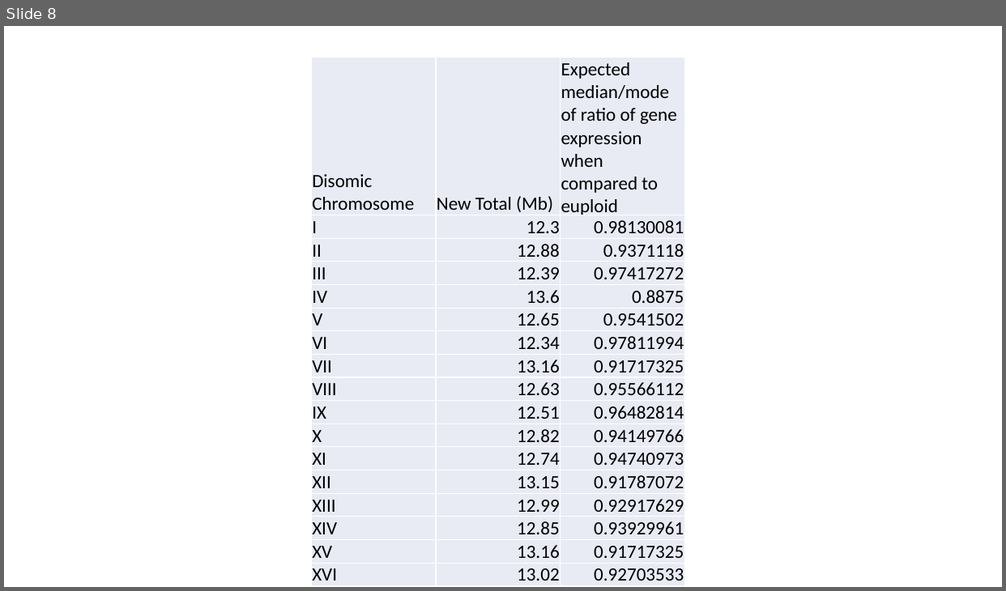
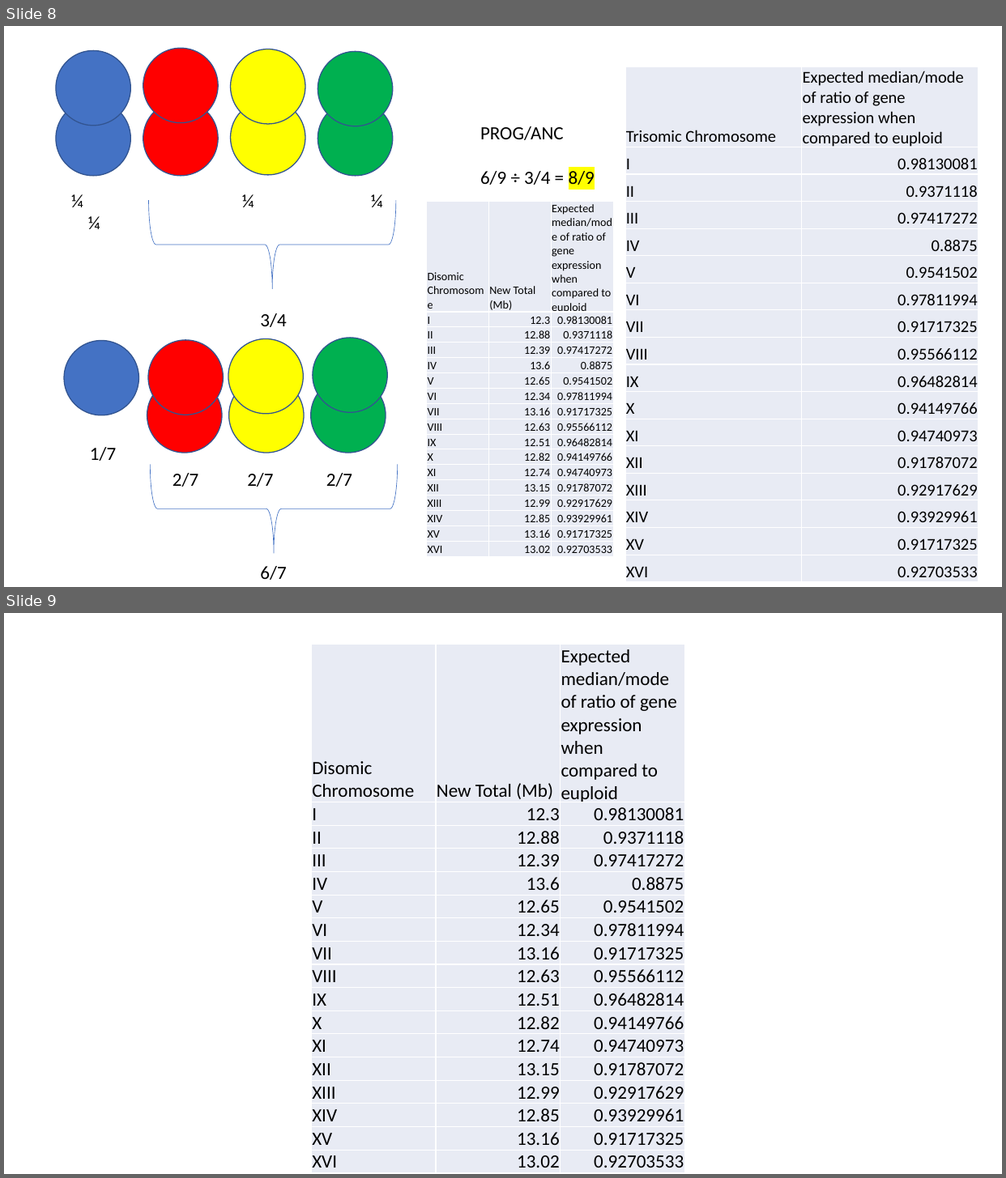
Before and after one commit to hollygene/Dosage_Compensation, a slide deck: docs/Paper_Results/resultsDCAugust2019.pptx. Shown one above the other, each under a label of ours: slide 8 before the commit, slides 8 and 9 after it. The pictures are 1006x591 and 1006x1178 pixels, drawn with LibreOffice and Linux fonts; fonts in the diff are those of the drawing. Boxes give left, top, right and bottom in pixels: in the first picture for what was removed or moved away, otherwise in the second. Text is boxed around its words. In the diff, an @@ line names an element or a change of style, - is before the commit and + after.

```diff
--- a/docs/Paper_Results/resultsDCAugust2019.pptx
+++ b/docs/Paper_Results/resultsDCAugust2019.pptx
@@ slide 8 added at box(4, 26, 1002, 587), background #FFFFFF @@
@@ ellipse added at box(143, 48, 218, 122), fill #FF0000, outline #325491 1 pt @@
@@ ellipse added at box(231, 49, 305, 124), fill #FFFF00, outline #325491 1 pt @@
@@ ellipse added at box(56, 50, 130, 126), fill #4472C4, outline #325491 1 pt @@
@@ ellipse added at box(317, 51, 393, 126), fill #00B050, outline #325491 1 pt @@
@@ table added at box(625, 66, 978, 582), 17 rows, 2 columns @@
+Trisomic Chromosome | Expected median/mode of ratio of gene expression when compared to euploid
+I | 0.98130081
+II | 0.9371118
+III | 0.97417272
+IV | 0.8875
+V | 0.9541502
+VI | 0.97811994
+VII | 0.91717325
+VIII | 0.95566112
+IX | 0.96482814
+X | 0.94149766
+XI | 0.94740973
+XII | 0.91787072
+XIII | 0.92917629
+XIV | 0.93929961
+XV | 0.91717325
+XVI | 0.92703533
@@ ellipse added at box(56, 101, 130, 176), fill #4472C4, outline #325491 1 pt @@
@@ ellipse added at box(143, 101, 218, 176), fill #FF0000, outline #325491 1 pt @@
@@ ellipse added at box(231, 100, 305, 175), fill #FFFF00, outline #325491 1 pt @@
@@ ellipse added at box(317, 101, 393, 176), fill #00B050, outline #325491 1 pt @@
@@ text added at box(480, 126, 594, 185), 18 pt, text #000000 @@
+PROG/ANC
+6/9 ÷ 3/4 = 8/9
@@ text added at box(71, 194, 383, 229), 18 pt, text #000000 @@
+¼ ¼ ¼ ¼
@@ left brace added at box(149, 200, 396, 289), outline #4472C4 0.5 pt @@
@@ table added at box(427, 201, 613, 557), 17 rows, 3 columns @@
+Disomic Chromosome | New Total (Mb) | Expected median/mode of ratio of gene expression when compared to euploid
+I | 12.3 | 0.98130081
+II | 12.88 | 0.9371118
+III | 12.39 | 0.97417272
+IV | 13.6 | 0.8875
+V | 12.65 | 0.9541502
+VI | 12.34 | 0.97811994
+VII | 13.16 | 0.91717325
+VIII | 12.63 | 0.95566112
+IX | 12.51 | 0.96482814
+X | 12.82 | 0.94149766
+XI | 12.74 | 0.94740973
+XII | 13.15 | 0.91787072
+XIII | 12.99 | 0.92917629
+XIV | 12.85 | 0.93929961
+XV | 13.16 | 0.91717325
+XVI | 13.02 | 0.92703533
@@ text added at box(260, 314, 286, 327), 18 pt, text #000000 @@
+3/4
@@ ellipse added at box(64, 340, 138, 416), fill #4472C4, outline #325491 1 pt @@
@@ ellipse added at box(148, 340, 224, 416), fill #FF0000, outline #325491 1 pt @@
@@ ellipse added at box(228, 339, 304, 414), fill #FFFF00, outline #325491 1 pt @@
@@ ellipse added at box(313, 338, 387, 413), fill #00B050, outline #325491 1 pt @@
@@ ellipse added at box(147, 378, 222, 453), fill #FF0000, outline #325491 1 pt @@
@@ ellipse added at box(229, 378, 305, 453), fill #FFFF00, outline #325491 1 pt @@
@@ ellipse added at box(311, 378, 386, 453), fill #00B050, outline #325491 1 pt @@
@@ text added at box(90, 447, 116, 461), 18 pt, text #000000 @@
+1/7
@@ left brace added at box(151, 464, 398, 553), outline #4472C4 0.5 pt @@
@@ text added at box(172, 473, 352, 487), 18 pt, text #000000 @@
+2/7 2/7 2/7 2/9
@@ text added at box(260, 566, 286, 580), 18 pt, text #000000 @@
+6/7
@@ what was slide 8 is now slide 9 @@
```
Also in this commit, not shown: 1 slide changed, 10 other files.
